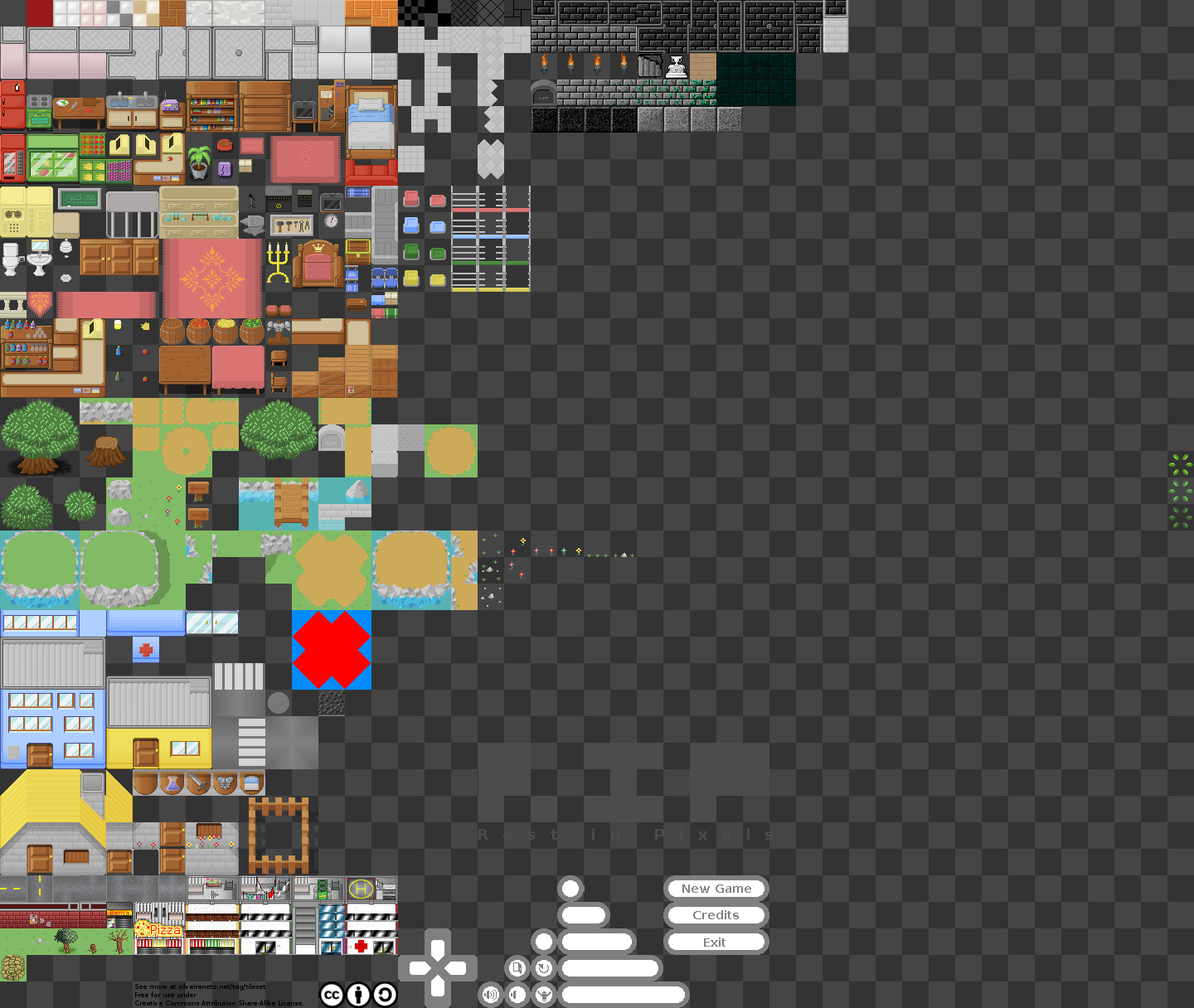
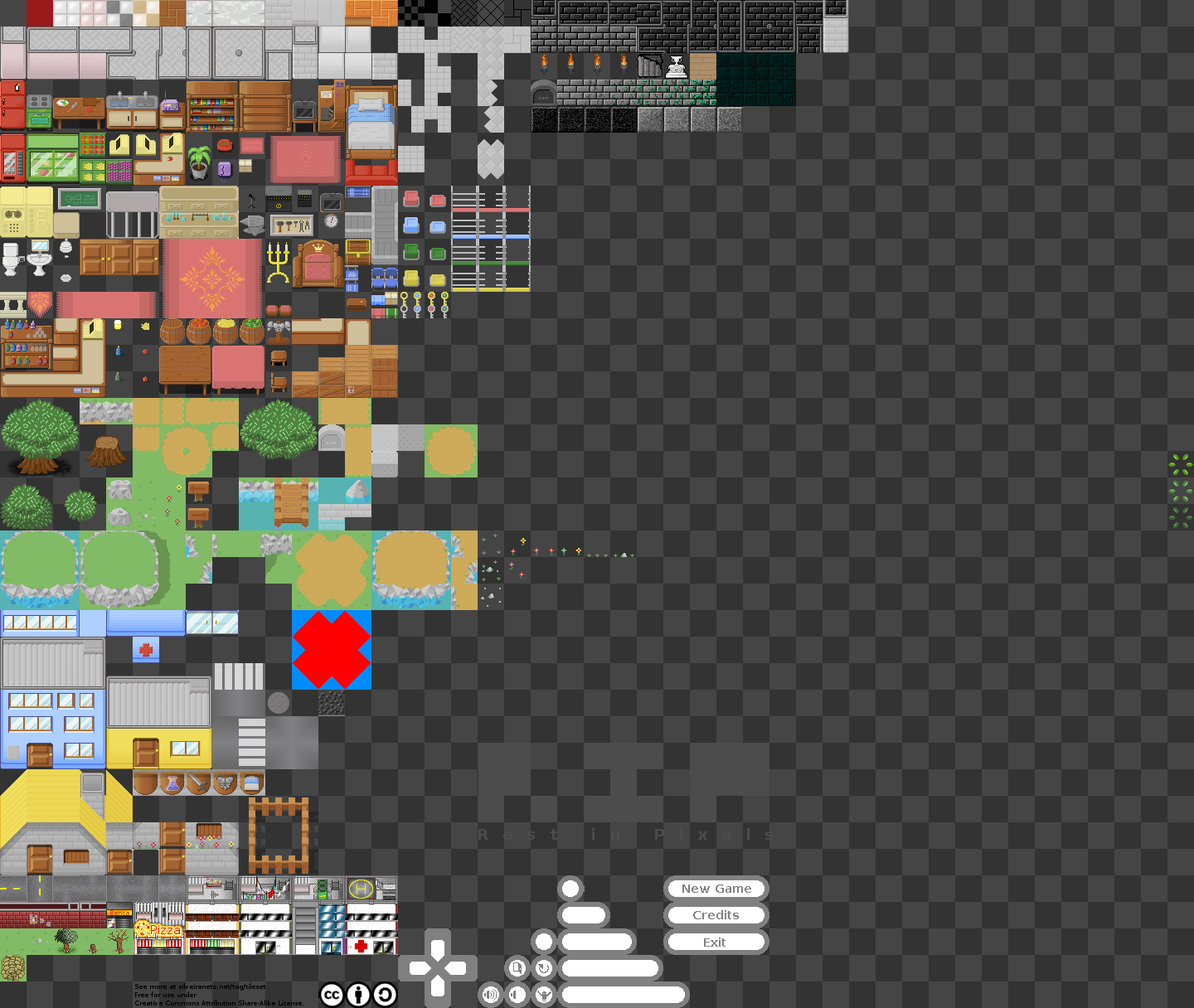
The second 1194x1008 image is a revision of the first. Changes to its layers:
painted on "Background" over [400, 291, 449, 319]
